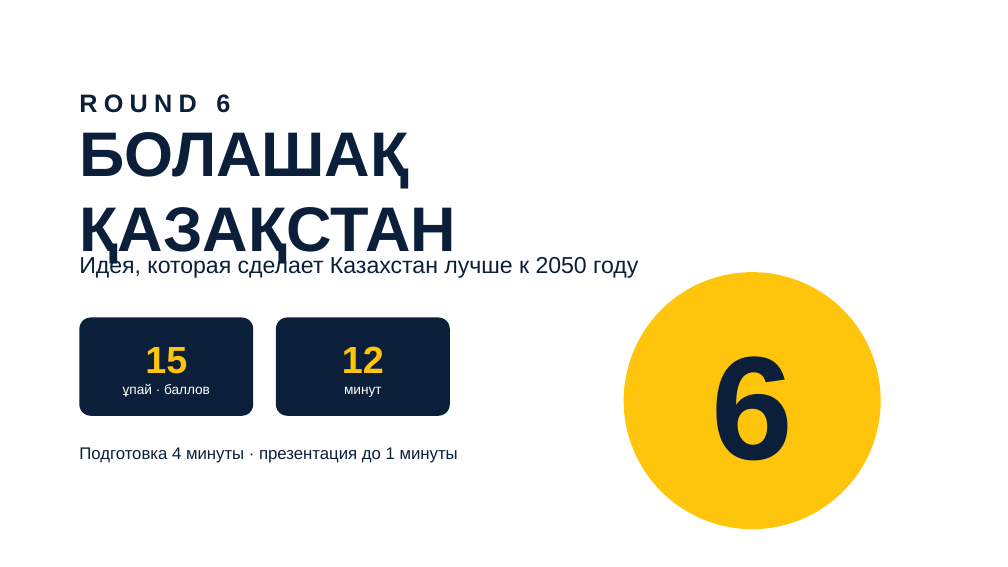
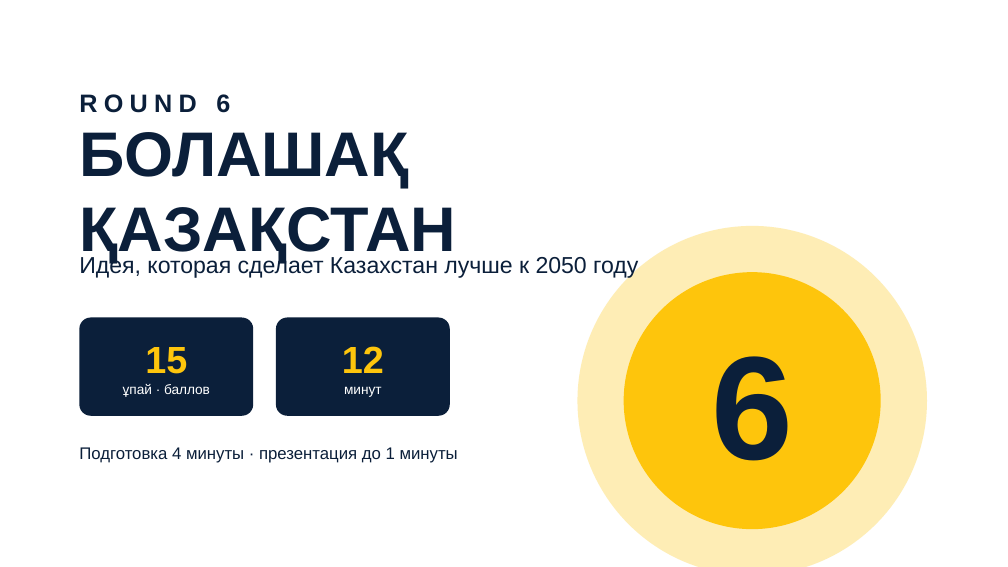
Before and after one commit to Raziyanis/fizmat, a slide deck: slide 56 of kyzyk-times-35/Kyzyk_Times_35.pptx. Drawn at 1008x567 pixels with LibreOffice and Linux fonts; fonts in the diff are those of the drawing; background and template pictures are left out. Boxes give left, top, right and bottom in pixels: in the first picture for what was removed or moved away, otherwise in the second. Text is boxed around its words. In the diff, an @@ line names an element or a change of style, - is before the commit and + after.

```diff
--- a/kyzyk-times-35/Kyzyk_Times_35.pptx
+++ b/kyzyk-times-35/Kyzyk_Times_35.pptx
@@ ellipse at <box>578,226,927,567</box>: fill #FFFFFF at 45% opacity to #FEC50C at 30% opacity @@
```
Also in this commit, not shown: 6 other slides changed, 8 other files.
